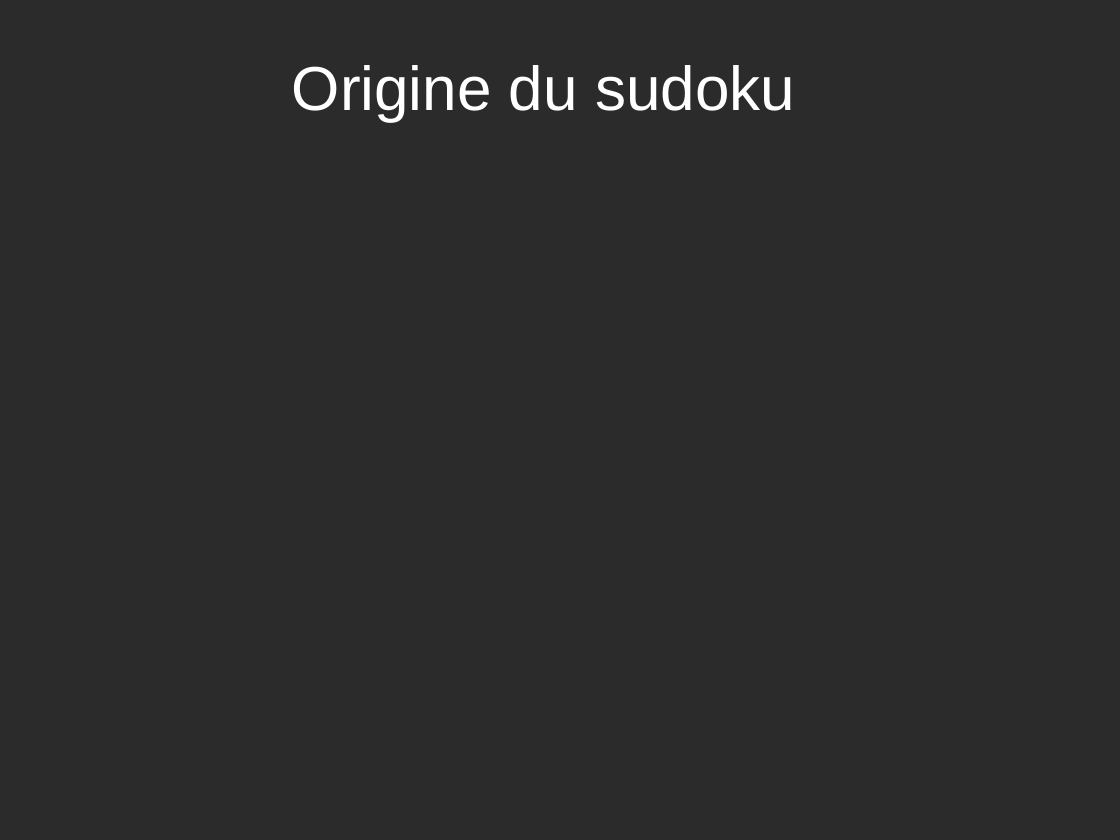
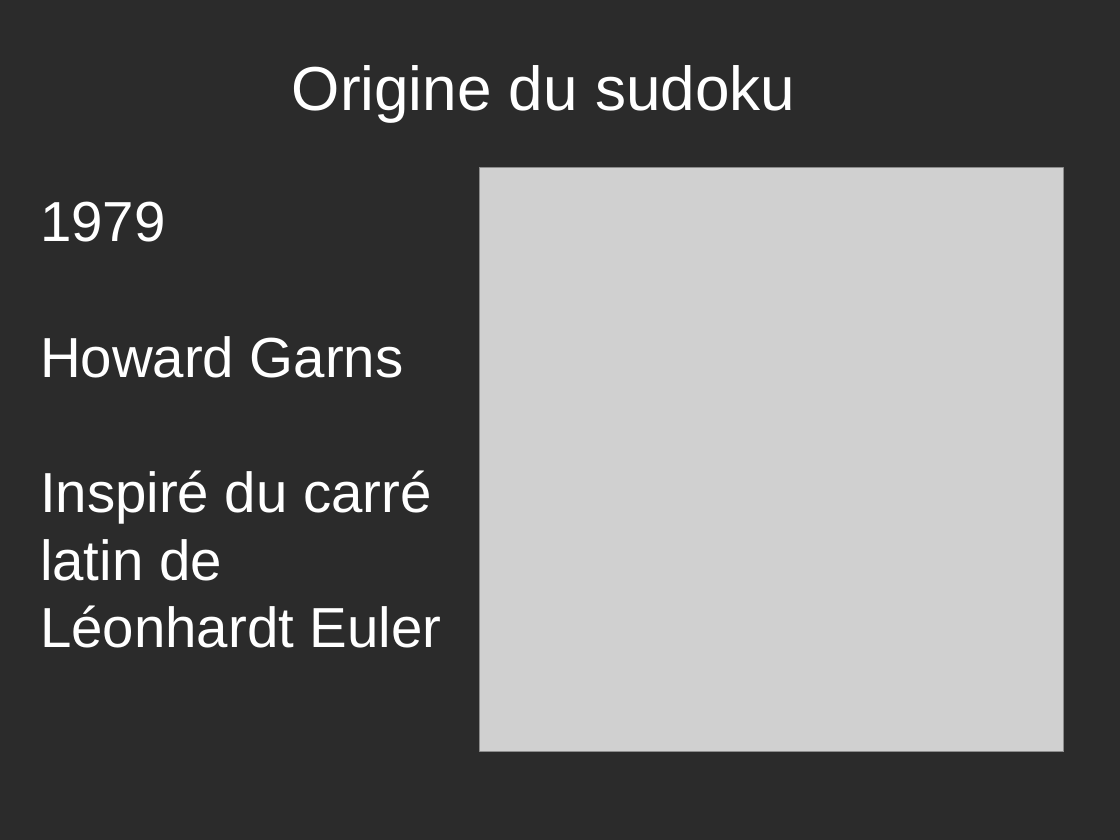
Before and after one commit to yuki1996/Sudoku, a slide deck: slide 2 of rapport/presentation.odp (slide 3 before the commit). Drawn at 1120x840 pixels with LibreOffice and Linux fonts; fonts in the diff are those of the drawing; grey boxes stand for pictures; background and template pictures are left out; a plain dark background stands for a picture behind light text. Boxes give left, top, right and bottom in pixels: in the first picture for what was removed or moved away, otherwise in the second. Text is boxed around its words. In the diff, an @@ line names an element or a change of style, - is before the commit and + after.

Commit message:
update presentation

```diff
--- a/rapport/presentation.odp
+++ b/rapport/presentation.odp
@@ picture added at [480,168,1064,752] @@
@@ title added at [40,201,442,648], 40 pt, text #FFFFFF @@
+1979
+Howard Garns
+Inspiré du carré latin de Léonhardt Euler
```
Also in this commit, not shown: 2 other slides changed, 6 slides added, 20 slides removed.
